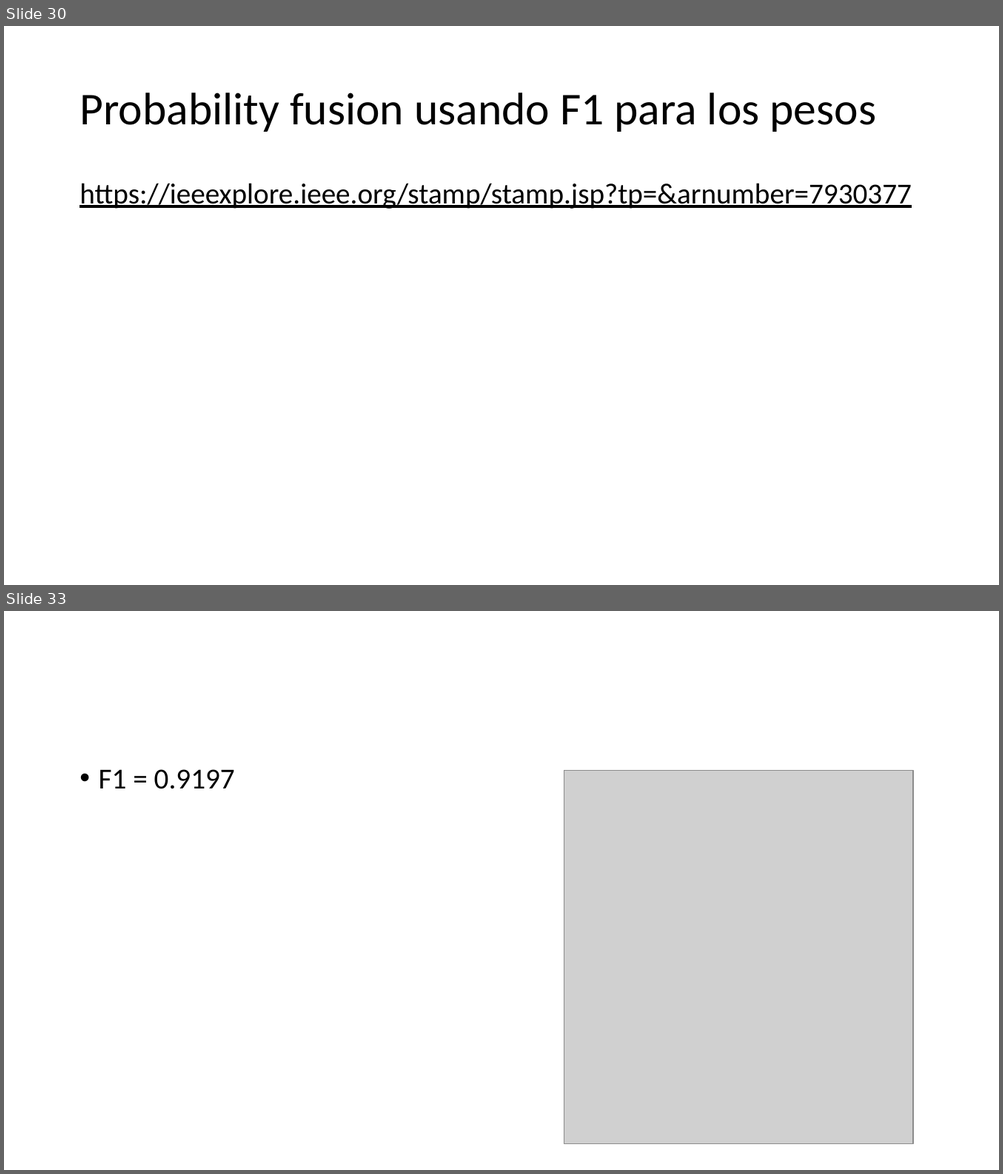
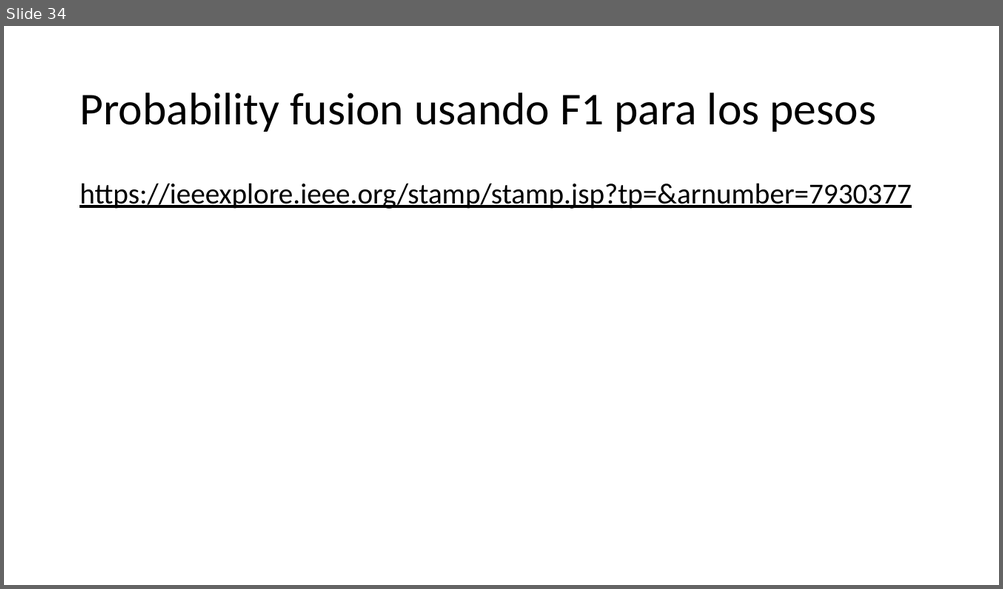
Before and after one commit to alejandroborj/heterogeneous-data, a slide deck: pregunta.pptx. Shown one above the other, each under a label of ours: slides 30 and 33 before the commit, slide 34 after it; the slides between them are not shown. The pictures are 1003x1174 and 1003x589 pixels, drawn with LibreOffice and Linux fonts; fonts in the diff are those of the drawing; grey boxes stand for pictures. Boxes give left, top, right and bottom in pixels: in the first picture for what was removed or moved away, otherwise in the second. Text is boxed around its words. In the diff, an @@ line names an element or a change of style, - is before the commit and + after.

```diff
--- a/pregunta.pptx
+++ b/pregunta.pptx
@@ slide 33 removed at bbox=[4, 611, 999, 1170], background #FFFFFF @@
@@ text removed at bbox=[99, 769, 235, 789] @@
-• F1 = 0.9197
@@ picture removed at bbox=[564, 771, 913, 1145] @@
@@ what was slide 30 is now slide 34 @@
```
Also in this commit, not shown: 1 slide changed, 3 slides added, 1 other slide removed, 48 other files.
